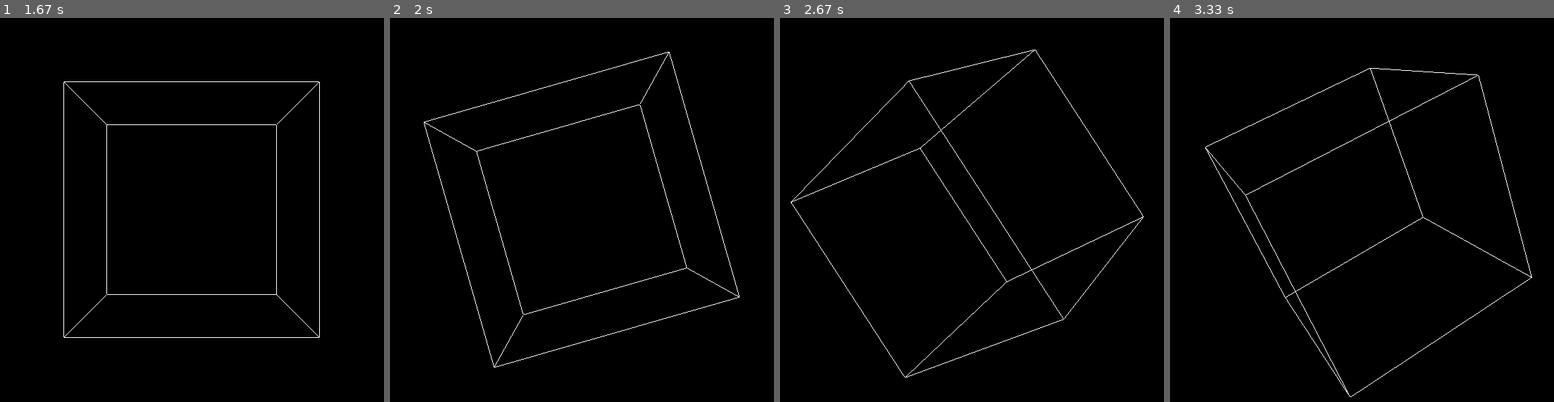
Above: before the commit, frames 1-4 (left to right).
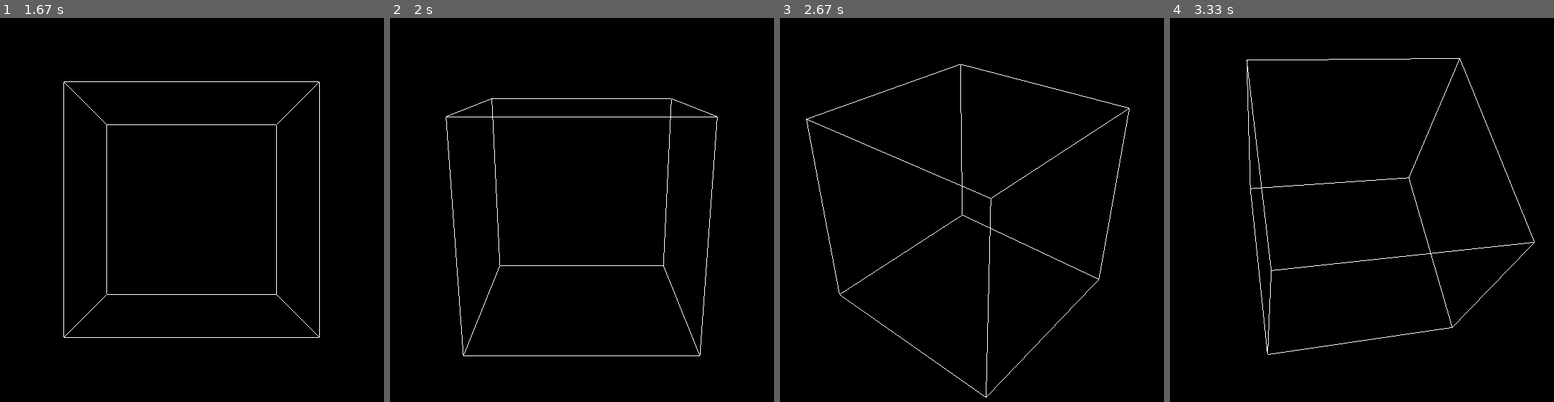
Above: after the commit, the same moments.

Repository: antonioam82/ejercicios-python
Game: pygame game, started from manipulate_cube_rotation.py
Two runs of this game, one before a commit and one after it. Both use one fixed random seed, a clock stepped at 60 frames per second and the inputs below.
Inputs:
- Up to frame 1 (1.67 s): hold Right 0.33-0.8 s; hold Up 0.83-1.3 s
- Up to frame 2 (2 s): tap V at 1.83 s
- Up to frame 3 (2.67 s): hold Left from 2.17 s (still down)
- Up to frame 4 (3.33 s): release Left at 2.7 s; hold Down 2.73-3.03 s; hold Left from 3.07 s (still down)

Frame 1 is identical in both runs. In frame 2, 1.8% of the frame differs, in the area x 8-92%, y 8-92%; in frame 3, 1.7%; in frame 4, 1.7%.

Commit message:
Update manipulate_cube_rotation.py

Diff:
--- a/manipulate_cube_rotation.py
+++ b/manipulate_cube_rotation.py
@@ -63,11 +63,11 @@
                     x=0
                     y=1
                     z=0
-                if event.key == pygame.K_RIGHT:
+                if event.key == pygame.K_UP:
                     x=1
                     y=0
                     z=0
-                if event.key == pygame.K_UP:
+                if event.key == pygame.K_RIGHT:
                     x=0
                     y=0
                     z=1
